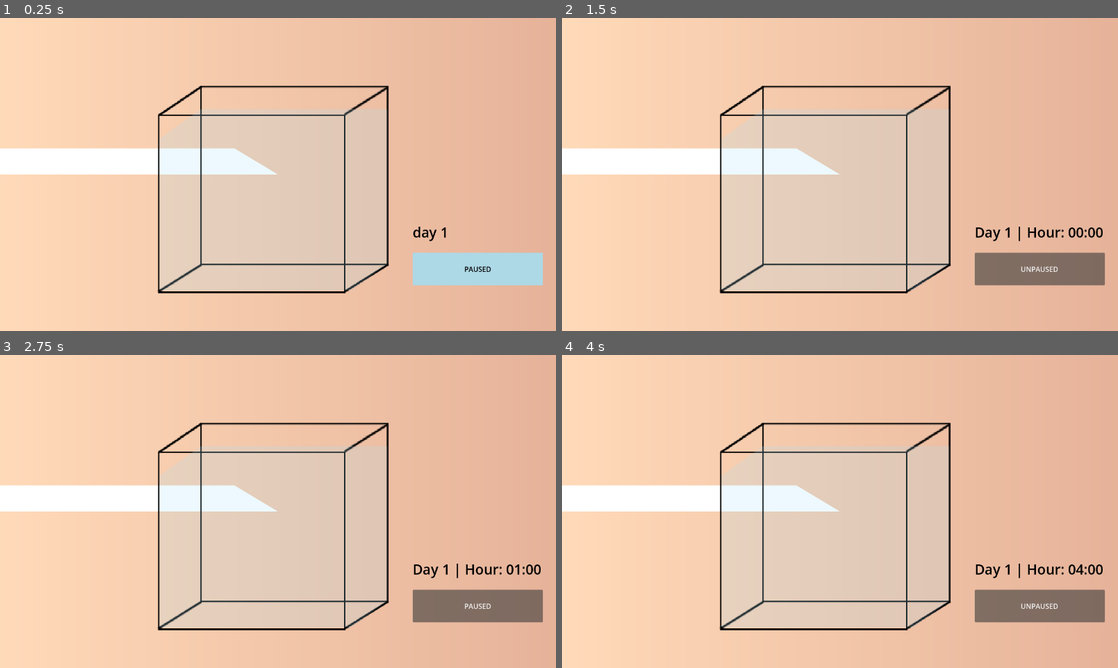
Above: before the commit, frames 1-4 (two rows, left to right).
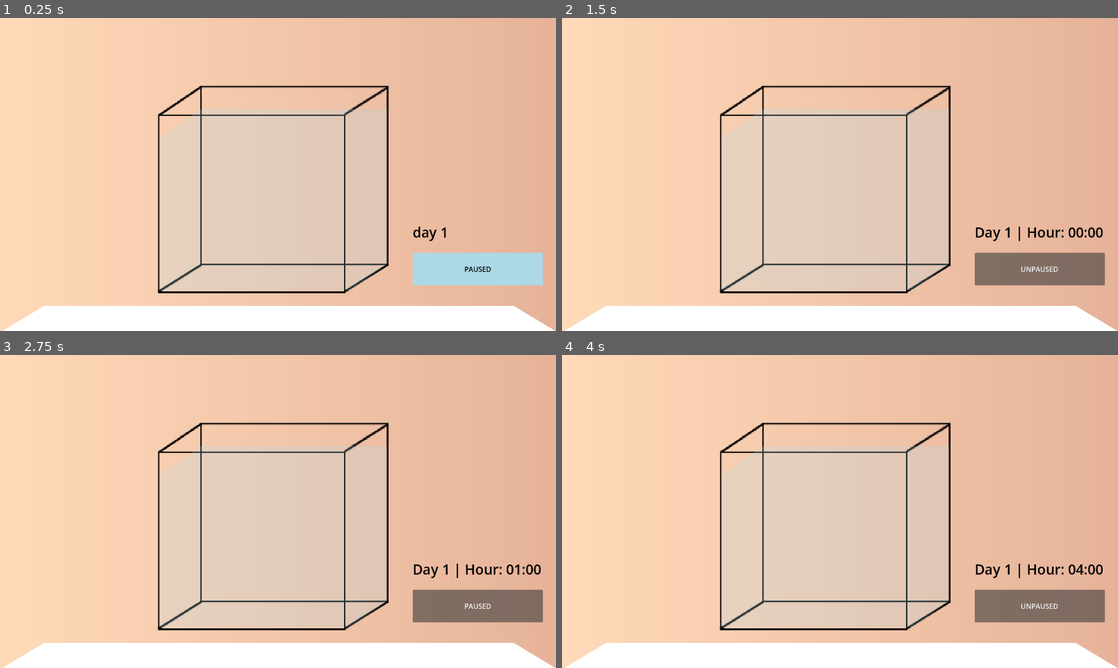
Above: after the commit, the same moments.

Repository: jac192133/Ecobana
Game: Godot game, scene res://scenes/RoomScene.tscn
Same seed, same stepped clock (60 frames per second), same inputs: the game is played once before the commit and once after it.
Inputs:
- Up to frame 1 (0.25 s): no input
- Up to frame 2 (1.5 s): tap Enter at 0.5 s; click "PAUSED" at 1.25 s
- Up to frame 3 (2.75 s): click "UNPAUSED" at 2 s
- Up to frame 4 (4 s): tap Space (pause_toggle) at 2.75 s; tap Enter at 3.5 s

The runs differ from the first frame. In frame 1, 11% of the frame differs, in the area x 0-100%, y 41-100%; in frame 2, 11%; in frame 3, 11%; in frame 4, 11%.

Commit message:
continued wall perspective adjustments

Diff:
--- a/godotecobana/scenes/RoomScene.tscn
+++ b/godotecobana/scenes/RoomScene.tscn
@@ -56,6 +56,7 @@
 color = Color(1, 0.854902, 0.72549, 1)
 
 [node name="Table" type="Polygon2D" parent="Control"]
+position = Vector2(642, 362)
 polygon = PackedVector2Array(-640, 360, 640, 360, 540, 300, -540, 300)
 
 [node name="PauseToggleButton" type="Button" parent="."]
